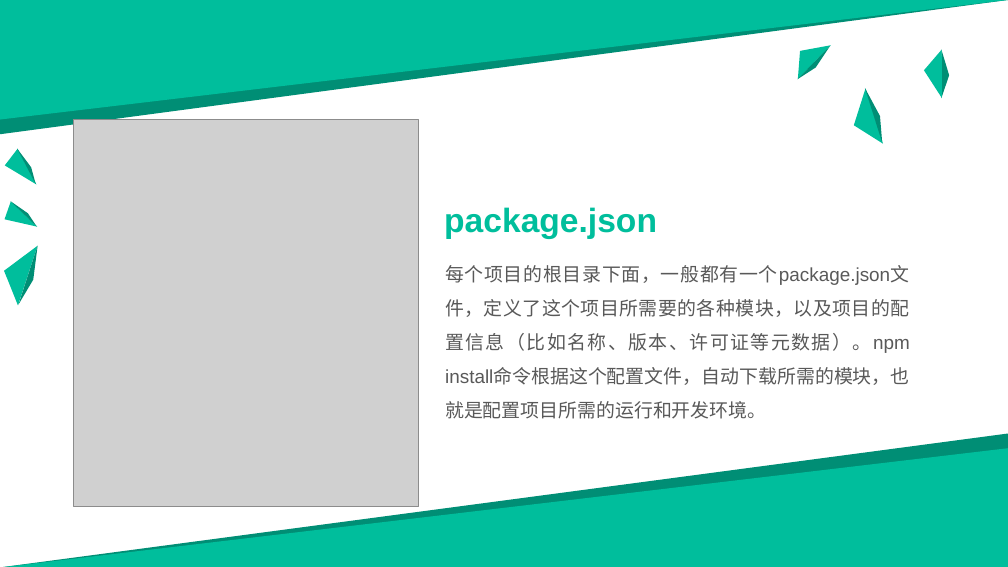
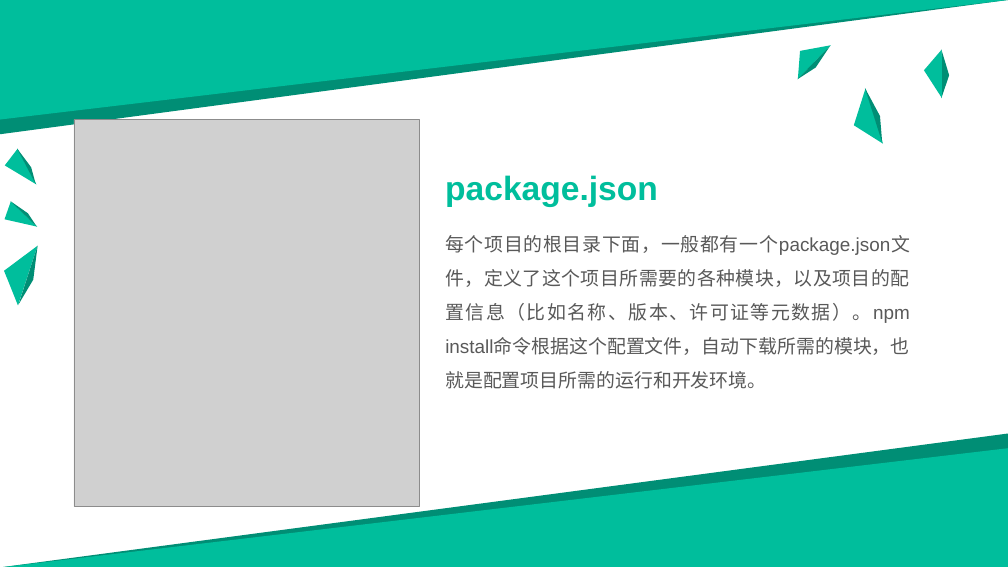
Before and after one commit to SiberianMark/travels, a slide deck: slide 10 of gulptest/nodejs.pptx. Drawn at 1008x567 pixels with LibreOffice and Linux fonts; fonts in the diff are those of the drawing; grey boxes stand for pictures. Boxes give left, top, right and bottom in pixels: in the first picture for what was removed or moved away, otherwise in the second. Text is boxed around its words. In the diff, an @@ line names an element or a change of style, - is before the commit and + after.

```diff
--- a/gulptest/nodejs.pptx
+++ b/gulptest/nodejs.pptx
@@ text "package.json": place and size @@
-text "package.json" at box(444, 207, 657, 239)
+text "package.json" at box(445, 175, 658, 207)
@@ text "每个项目的根目录下面，一般都有一个package.json文件，定义了这个项目所需要的各种模块，以及项目的配置信息（比如 ...": place and size @@
-text "每个项目的根目录下面，一般都有一个package.json文件，定义了这个项目所需要的各种模块，以及项目的配置信息（比如 ..." at box(445, 265, 910, 419)
+text "每个项目的根目录下面，一般都有一个package.json文件，定义了这个项目所需要的各种模块，以及项目的配置信息（比如 ..." at box(445, 235, 910, 389)
```
Also in this commit, not shown: 9 other slides changed, 11 slides added, 6 other files.
